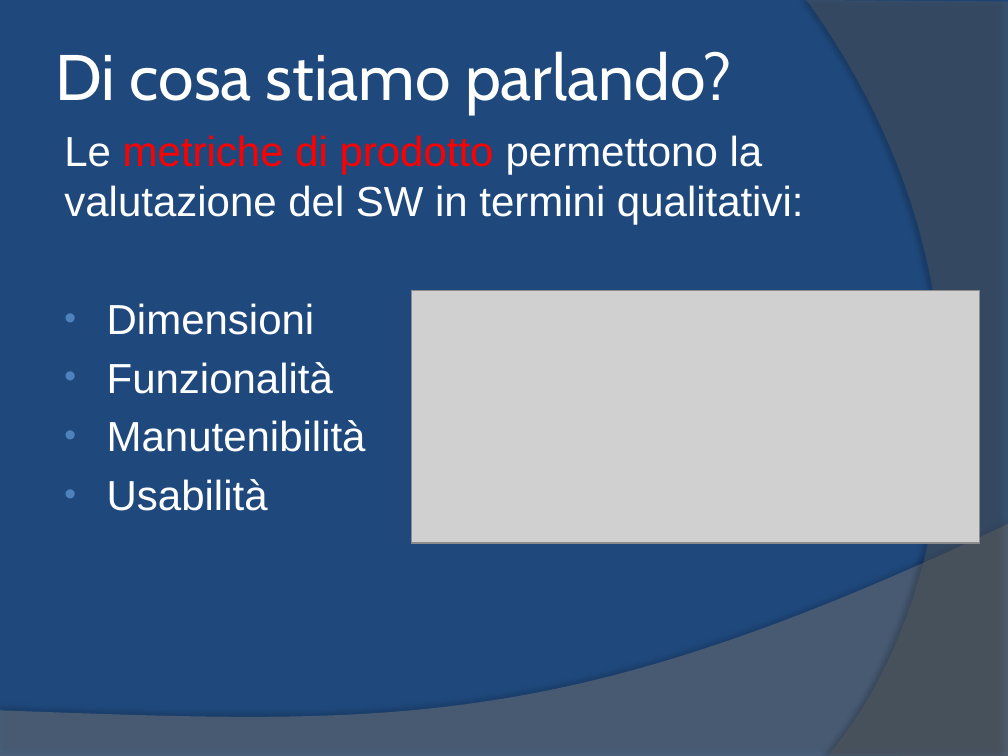
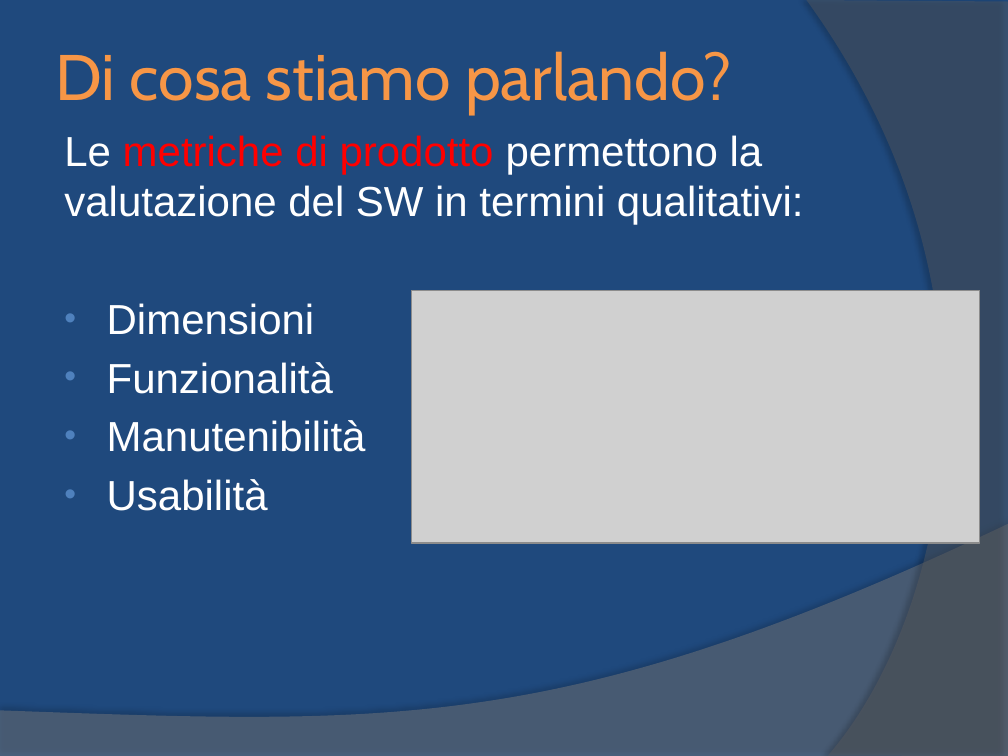
Before and after one commit to yan0z/ISW, a slide deck: slide 5 of Quesito 2 Team/1.ISW-Metrica.pptx. Drawn at 1008x756 pixels with LibreOffice and Linux fonts; fonts in the diff are those of the drawing; grey boxes stand for pictures. Boxes give left, top, right and bottom in pixels: in the first picture for what was removed or moved away, otherwise in the second. Text is boxed around its words. In the diff, an @@ line names an element or a change of style, - is before the commit and + after.

```diff
--- a/Quesito 2 Team/1.ISW-Metrica.pptx
+++ b/Quesito 2 Team/1.ISW-Metrica.pptx
@@ title "Di cosa stiamo parlando?" at (x1=55, y1=51, x2=732, y2=114): text colour #FFFFFF to #F79646 @@
```
Also in this commit, not shown: 11 other slides changed.
